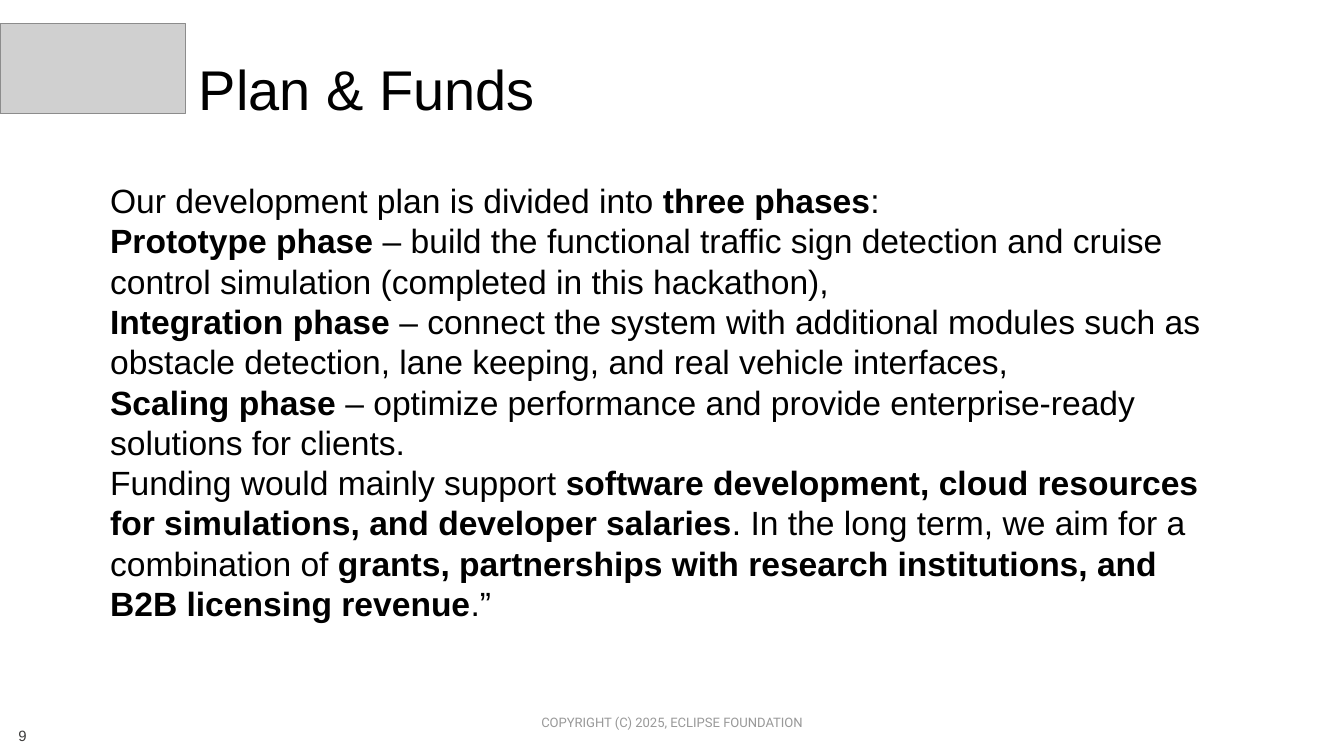
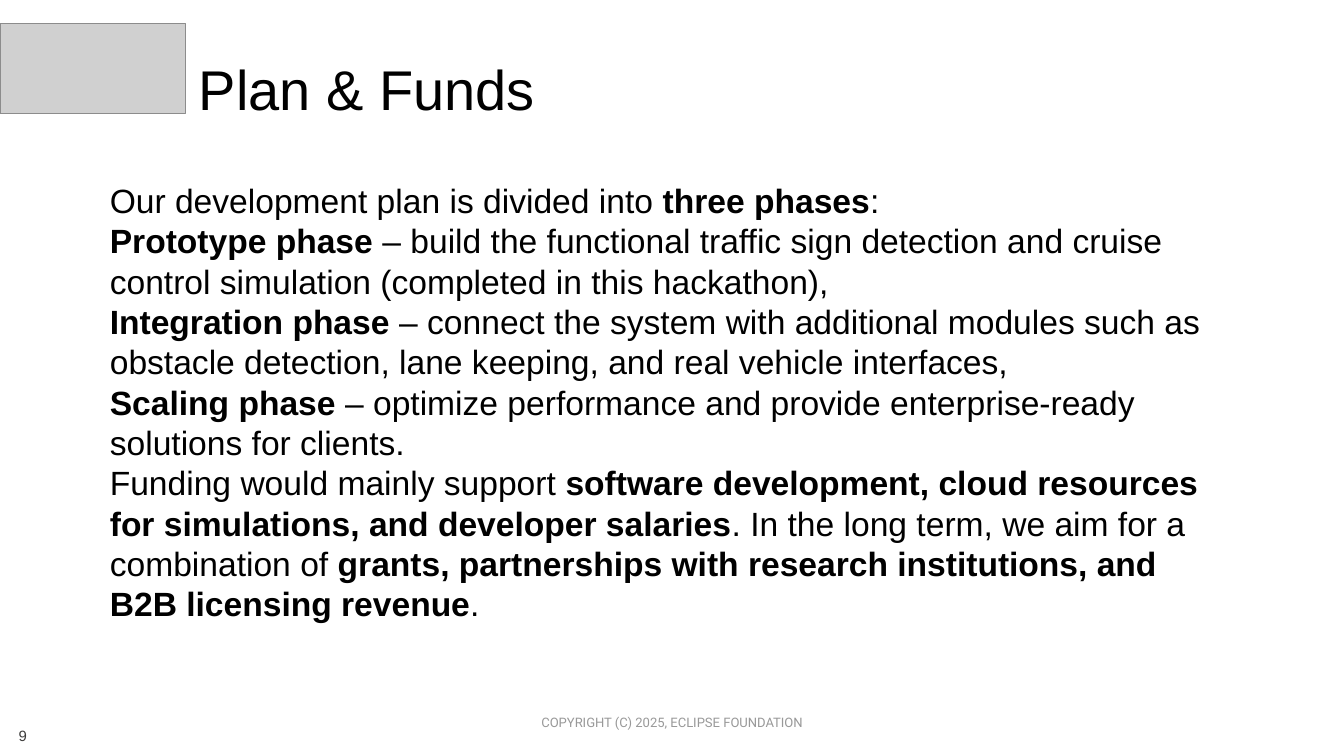
Before and after one commit to Eclipse-SDV-Hackathon-Chapter-Three/Team-Steering-into-Code, a slide deck: slide 9 of SDV Hackathon 2025 - Pitching Slides Team Steering.pptx. Drawn at 1344x756 pixels with LibreOffice and Linux fonts; fonts in the diff are those of the drawing; grey boxes stand for pictures; background and template pictures are left out. Boxes give left, top, right and bottom in pixels: in the first picture for what was removed or moved away, otherwise in the second. Text is boxed around its words. In the diff, an @@ line names an element or a change of style, - is before the commit and + after.

```diff
--- a/SDV Hackathon 2025 - Pitching Slides Team Steering.pptx
+++ b/SDV Hackathon 2025 - Pitching Slides Team Steering.pptx
@@ text at [110,470,1198,622]: text changed @@
-Funding would mainly support software development, cloud resources for simulations, and developer salaries. In the long term, we aim for a combination of grants, partnerships with research institutions, and B2B licensing revenue.”
+Funding would mainly support software development, cloud resources for simulations, and developer salaries. In the long term, we aim for a combination of grants, partnerships with research institutions, and B2B licensing revenue.
```
Also in this commit, not shown: 10 other slides changed, 3 other files.
